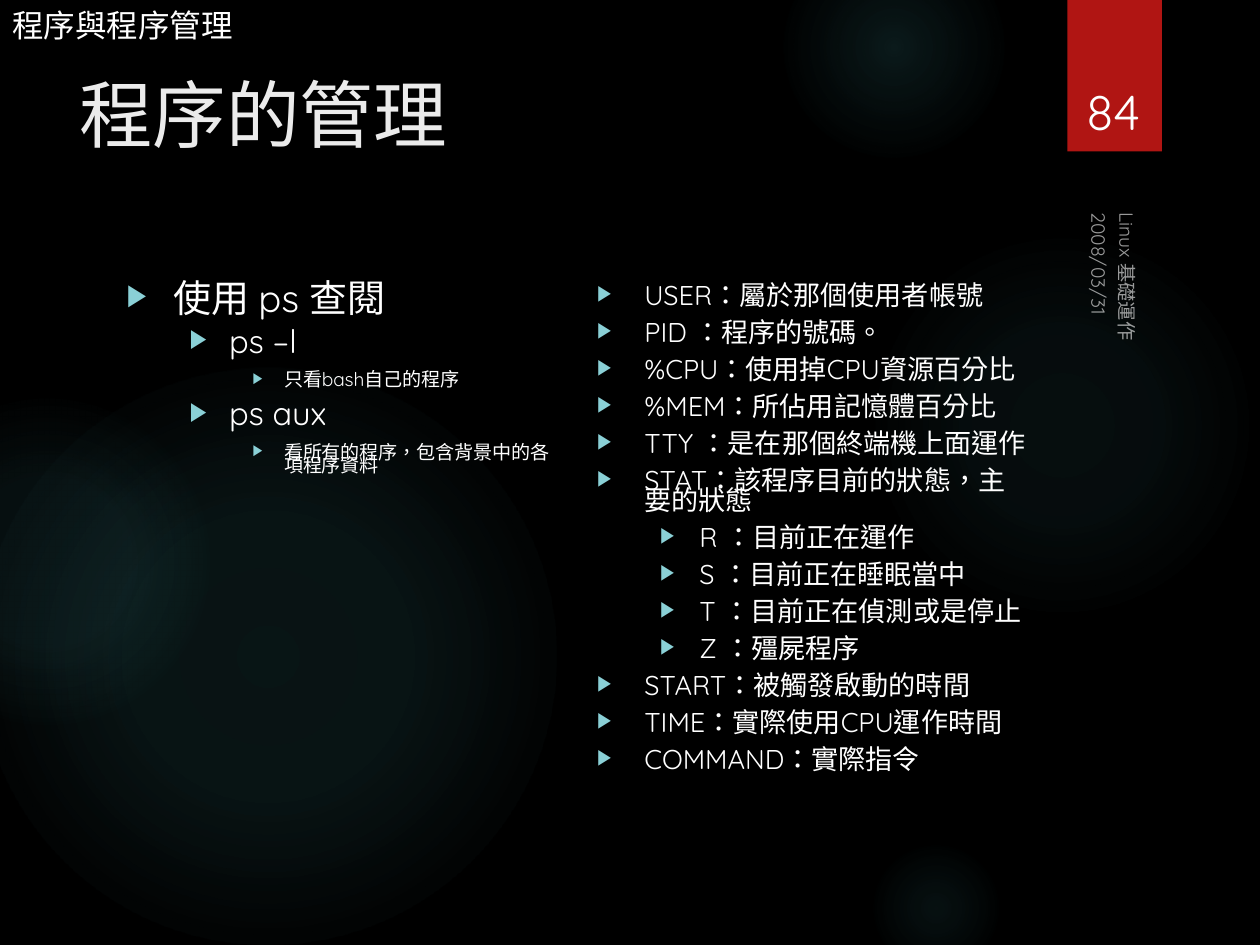
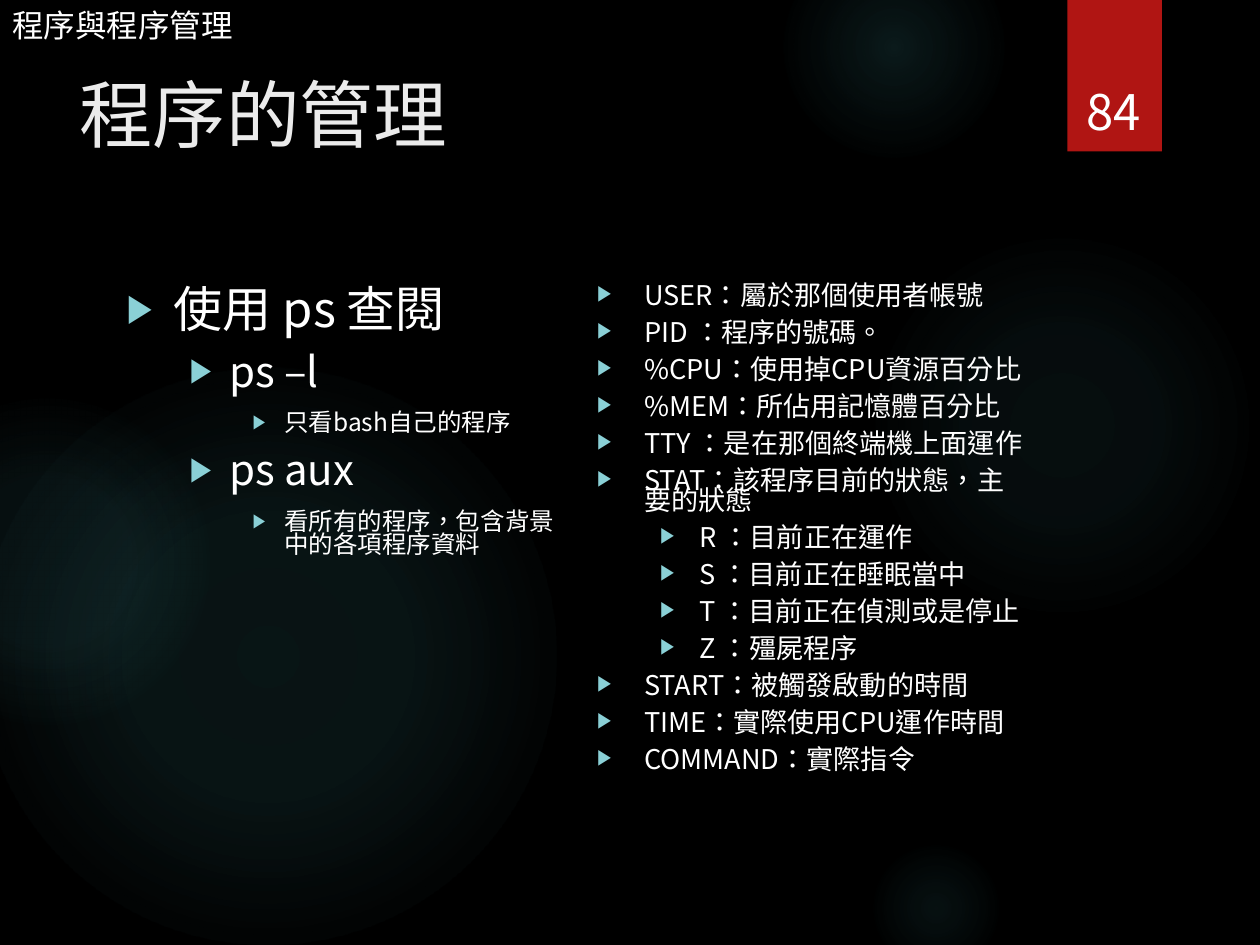
Before and after one commit to MCUITE/IoT, a slide deck: slide 84 of Lab/Lab02-RPi基礎操作與管理.pptx. Drawn at 1260x945 pixels with LibreOffice and Linux fonts; fonts in the diff are those of the drawing; background and template pictures are left out. Boxes give left, top, right and bottom in pixels: in the first picture for what was removed or moved away, otherwise in the second. Text is boxed around its words. In the diff, an @@ line names an element or a change of style, - is before the commit and + after.

```diff
--- a/Lab/Lab02-RPi基礎操作與管理.pptx
+++ b/Lab/Lab02-RPi基礎操作與管理.pptx
@@ page number at (1086, 93, 1140, 131): font Quicksand to Noto Sans CJK SC @@
@@ text removed at (1085, 224, 1114, 312) @@
-2008/03/31
@@ text removed at (1113, 216, 1142, 338) @@
-Linux 基礎運作
@@ text "使用 ps 查閱" at (174, 285, 554, 555): size 21.7 to 28 pt in "使用 ps 查閱"; font Quicksand to Noto Sans CJK SC; size 18.6 to 24 pt in "ps –l", "ps aux"; size 10.8 to 14 pt in "只看bash自己的程序", "看所有的程序，包含背景中的各項程序資料"; line spacing 0.6 to 0.8 @@
@@ text "USER：屬於那個使用者帳號" at (644, 282, 1022, 771): font Quicksand to Noto Sans CJK SC @@
```
Also in this commit, not shown: 159 other slides changed, 3 slides added, 3 slides removed, 39 other files.
